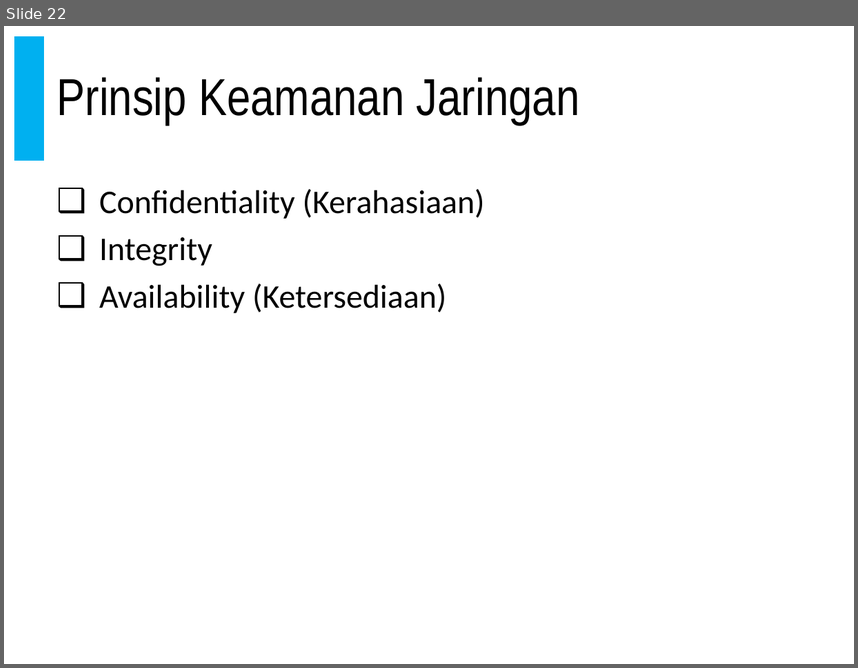
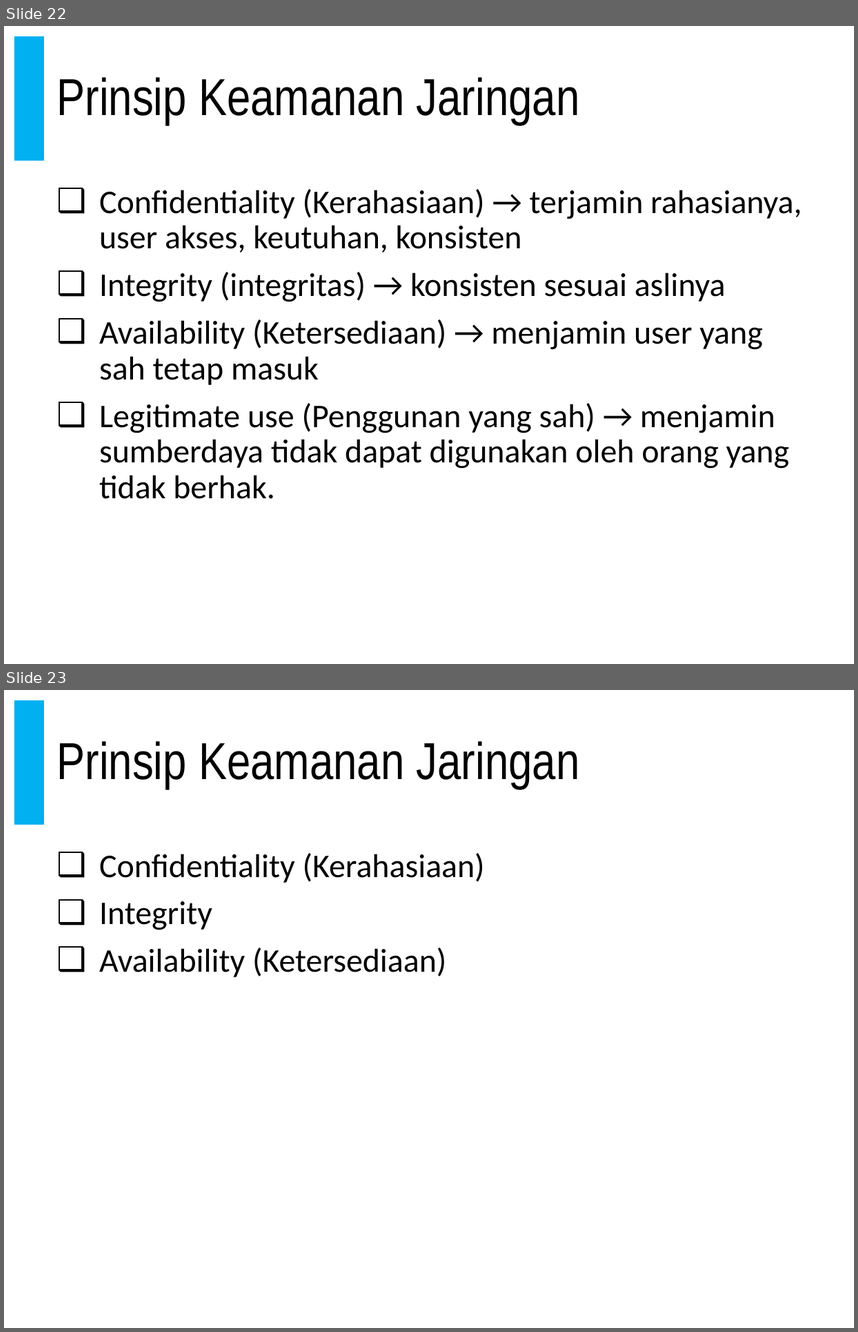
Before and after one commit to doniaft/Keamanan-Informasi, a slide deck: 1. Bahan Ajar/01. Keamanan Informasi - Pendahuluan.pptx. Shown one above the other, each under a label of ours: slide 22 before the commit, slides 22 and 23 after it. The pictures are 858x668 and 858x1332 pixels, drawn with LibreOffice and Linux fonts; fonts in the diff are those of the drawing. Boxes give left, top, right and bottom in pixels: in the first picture for what was removed or moved away, otherwise in the second. Text is boxed around its words. In the diff, an @@ line names an element or a change of style, - is before the commit and + after.

```diff
--- a/1. Bahan Ajar/01. Keamanan Informasi - Pendahuluan.pptx
+++ b/1. Bahan Ajar/01. Keamanan Informasi - Pendahuluan.pptx
@@ slide 22 added at <box>4,26,854,664</box>, background #FFFFFF; not listed: 2 template elements that a slide beside it also shows @@
@@ title added at <box>56,77,580,125</box>, 44 pt, text #000000 @@
+Prinsip Keamanan Jaringan
@@ text added at <box>99,189,802,499</box>, 28 pt, text #000000 @@
+❑ Confidentiality (Kerahasiaan) → terjamin rahasianya, user akses, keutuhan, konsisten
+❑ Integrity (integritas) → konsisten sesuai aslinya
+❑ Availability (Ketersediaan) → menjamin user yang sah tetap masuk
+❑ Legitimate use (Penggunan yang sah) → menjamin sumberdaya tidak dapat digunakan oleh orang yang tidak berhak.
@@ what was slide 22 is now slide 23 @@
```
Also in this commit, not shown: 4 slides changed, 5 other slides added, 17 slides removed, 1 other file.
